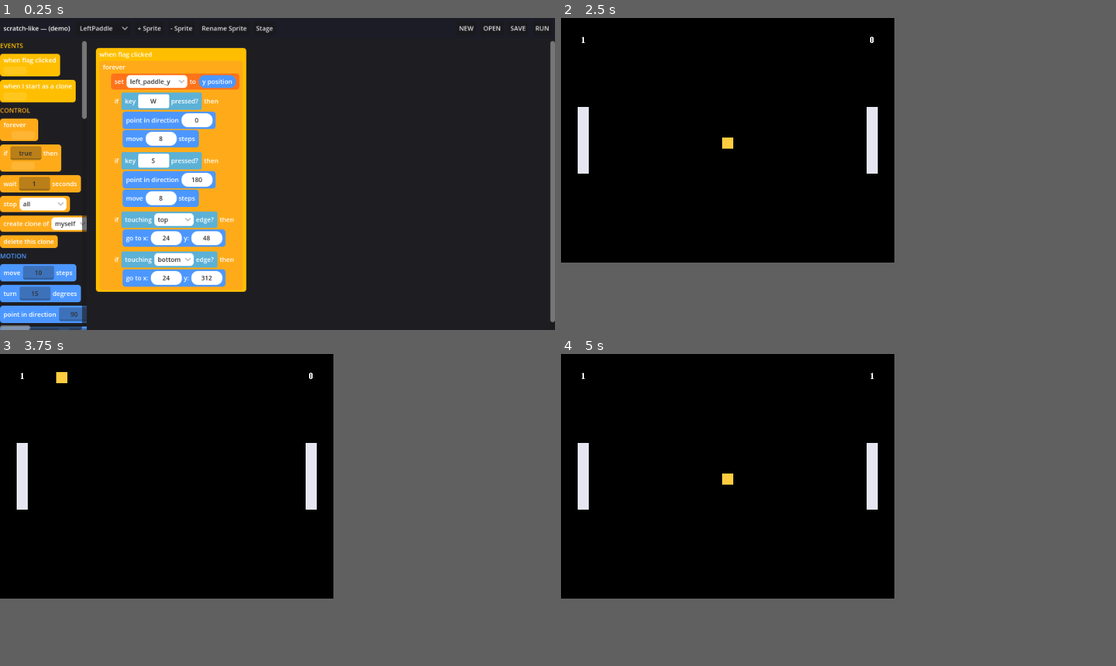
Above: before the commit, frames 1-4 (two rows, left to right).
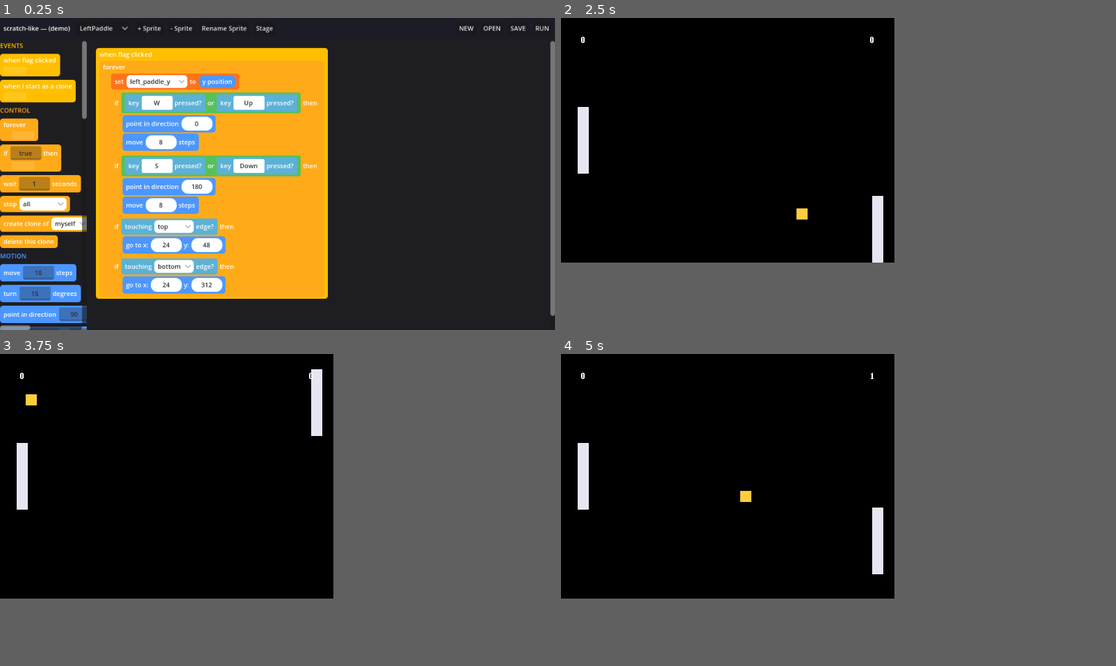
Above: after the commit, the same moments.

Repository: nedink/scratch-like
Game: Godot game, scene res://editor.tscn
The game is run twice, just before and just after one commit, with the same random seed, the same clock (stepped at 60 frames per second) and the same inputs.
Inputs (mouse positions are in pixels of both pictures, inside the frame that each line leads up to):
- Up to frame 1 (0.25 s): no input
- Up to frame 2 (2.5 s): click "LeftPaddle" at 0.5 s; click "RUN" at 1.25 s; move the mouse to (960, 158) at 2.02 s; hold Alt from 2.03 s (still down); click (960, 158) at 2.17 s
- Up to frame 3 (3.75 s): release Alt at 2.75 s; drag from (166, 525) to (249, 572) at 2.77 s; move the mouse to (333, 441) at 3.52 s; hold Alt from 3.53 s (still down); click (333, 441) at 3.67 s
- Up to frame 4 (5 s): release Alt at 4.25 s; drag from (810, 572) to (672, 463) at 4.27 s

The runs differ from the first frame. In frame 1, 21% of the frame differs, in the area x 17-100%, y 9-98%; in frame 2, 1.0%; in frame 3, 1.0%; in frame 4, 1.0%.

Commit message:
Demo: right paddle auto-animates (M41 animate block); arrows move to left paddle
The right paddle gives up player control to glide its rail on its own — two
animate blocks on right_paddle_y (down then up, ease out so it decelerates into
each turning point) in one hat, with a second hat forever go-to'ing the node onto
that variable (animate blocks its script, so the move lives separately).
Animating right_paddle_y directly keeps the ball's curved-bounce relay correct.

_paddle now takes key lists (_keys_pressed ORs them), so the left paddle answers
W/S and the arrow keys. Pure pong_scripts.gd change, existing opcodes only.

Co-Authored-By: Claude Opus 4.8 (1M context) <noreply@anthropic.com>

Diff:
--- a/scripts/pong_scripts.gd
+++ b/scripts/pong_scripts.gd
@@ -13,6 +13,10 @@
 ## and fire `stop "all"`. M7 replaces M4/M5's clone-built pip grids with a live
 ## numeric HUD — each player's score `say`n through the bitmap font every tick.
 ##
+## M41 makes the **right paddle auto-animate** (a CPU paddle): instead of arrow-key control it
+## glides up and down on its own, driving `right_paddle_y` straight through the `animate` block,
+## and the arrow keys move to the LEFT paddle (so it now answers W/S *and* the arrows).
+##
 ## Layout assumptions (matched in stage.gd, 480x352 window). These are the *script* (go_to) targets
 ## that drive the runtime — distinct from the grid-aligned model starting positions in sprites():
 ##   * paddles are 16x96, so their center y is clamped to [48, 312];
@@ -20,6 +24,9 @@
 ##   * the ball is 16x16 and serves from the center (240, 180).
 
 const PADDLE_SPEED := 8.0
+## How long the auto-animated right paddle takes to glide from one end of its rail to the
+## other (M41). One full sweep top->bottom (or back) takes this many seconds.
+const PADDLE_SWEEP_SECS := 1.4
 const BALL_SPEED := 6.0
 const PADDLE_TOP_Y := 48.0
 const PADDLE_BOTTOM_Y := 312.0
@@ -128,10 +135,11 @@
 	]
 
 
-## A keyboard-driven paddle: move on its vertical rail while a key is held, and
-## clamp back onto the playfield at the top and bottom. `rail_x` is the fixed x,
-## so the clamp targets are literals.
-static func _paddle(up_key: String, down_key: String, rail_x: float, y_var: String) -> Array:
+## A keyboard-driven paddle: move on its vertical rail while any of its up/down keys is
+## held, and clamp back onto the playfield at the top and bottom. `rail_x` is the fixed
+## x, so the clamp targets are literals. `up_keys`/`down_keys` are *lists* so a paddle can
+## answer more than one key (M41 gives the left paddle W/S *and* the arrows).
+static func _paddle(up_keys: Array, down_keys: Array, rail_x: float, y_var: String) -> Array:
 	return [
 		_hat([
 			_forever([
@@ -139,11 +147,11 @@
 				# bounce in ball()). y_position reports this running sprite — the paddle — so this
 				# global is the relay one sprite uses to tell another its position.
 				_set_var(y_var, _ypos()),
-				_if(_key_pressed(up_key), [
+				_if(_keys_pressed(up_keys), [
 					_point(0),  # up
 					_move(PADDLE_SPEED),
 				]),
-				_if(_key_pressed(down_key), [
+				_if(_keys_pressed(down_keys), [
 					_point(180),  # down
 					_move(PADDLE_SPEED),
 				]),
@@ -154,14 +162,45 @@
 	]
 
 
+## "Any of these keys is down" as a boolean reporter: a single key_pressed?, or an `or` chain
+## over several. Key names are Godot's canonical keycode-name strings (see
+## OS.find_keycode_from_string), so "W"/"S"/"Up"/"Down", not "w"/"s".
+static func _keys_pressed(keys: Array) -> Dictionary:
+	var cond := _key_pressed(keys[0])
+	for i in range(1, keys.size()):
+		cond = _or(cond, _key_pressed(keys[i]))
+	return cond
+
+
 static func left_paddle() -> Array:
-	# Key names are Godot's canonical keycode-name strings (see
-	# OS.find_keycode_from_string), so "W"/"S"/"Up"/"Down", not "w"/"s".
-	return _paddle("W", "S", 24.0, "left_paddle_y")
-
-
+	# The left paddle now answers both its own W/S and the arrow keys (M41): the right
+	# paddle gave up player control to auto-animate, so the arrows move here too.
+	return _paddle(["W", "Up"], ["S", "Down"], 24.0, "left_paddle_y")
+
+
+## The right paddle is a CPU paddle (M41): rather than reading keys it glides up and down its
+## rail on its own, using the animation block to tween `right_paddle_y` — the very global the
+## ball reads for the curved bounce, so animating it directly both moves the paddle and keeps
+## that relay correct. `animate` blocks its script for the sweep duration (like a glide), so the
+## sweep lives in its own hat; a second hat keeps the paddle node sitting on the value each frame
+## (the animate writes the variable, but the node only moves when a `go to` reads it — and the
+## ball needs the physical node there to register a `touching RightPaddle?`). We sweep with
+## "ease out" so the paddle decelerates into each turning point and reverses gracefully.
 static func right_paddle() -> Array:
-	return _paddle("Up", "Down", 456.0, "right_paddle_y")
+	return [
+		_hat([
+			_set_var("right_paddle_y", PADDLE_TOP_Y),  # start at the top (the var seeds to 0)
+			_forever([
+				_animate("right_paddle_y", PADDLE_BOTTOM_Y, PADDLE_SWEEP_SECS, "ease out"),
+				_animate("right_paddle_y", PADDLE_TOP_Y, PADDLE_SWEEP_SECS, "ease out"),
+			]),
+		]),
+		_hat([
+			_forever([
+				_go_to(456.0, _var("right_paddle_y")),
+			]),
+		]),
+	]
 
 
 ## The ball: serve from center, then forever move and reflect off the top/bottom
@@ -402,6 +441,12 @@
 	return {"opcode": "change_var", "inputs": {"name": var_name, "by": by}}
 
 
+# Animation block (M41): tween a variable to a target over a duration, with
+# linear / ease in / ease out interpolation. Blocks its script for the duration.
+static func _animate(var_name: String, value: Variant, seconds: Variant, easing: String) -> Dictionary:
+	return {"opcode": "animate", "inputs": {"name": var_name, "value": value, "seconds": seconds, "easing": easing}}
+
+
 static func _var(var_name: String) -> Dictionary:
 	return {"opcode": "variable", "inputs": {"name": var_name}}
 
Not shown, changed: CLAUDE.md
Not shown, changed: HANDOFF.md
